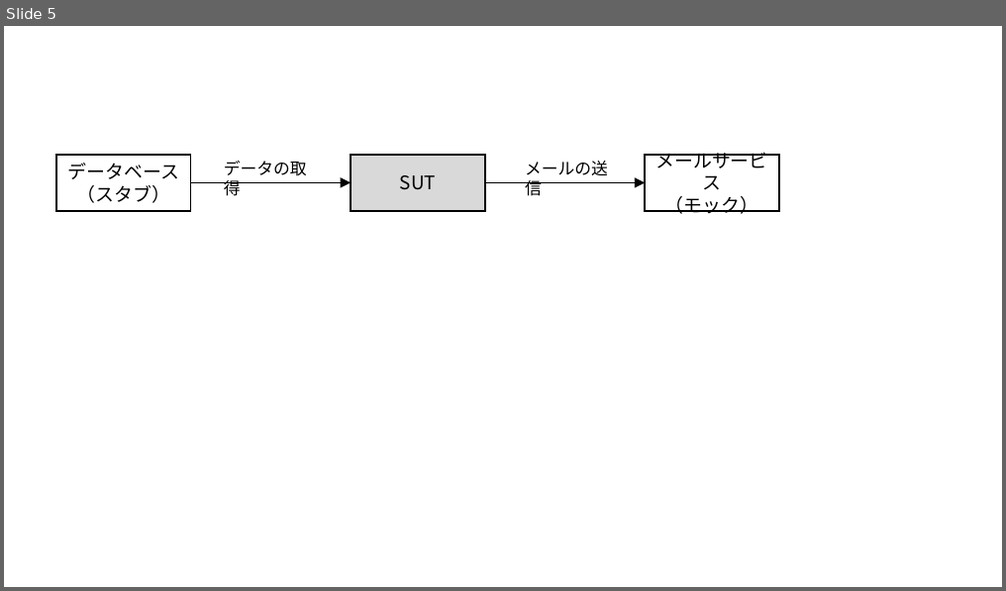
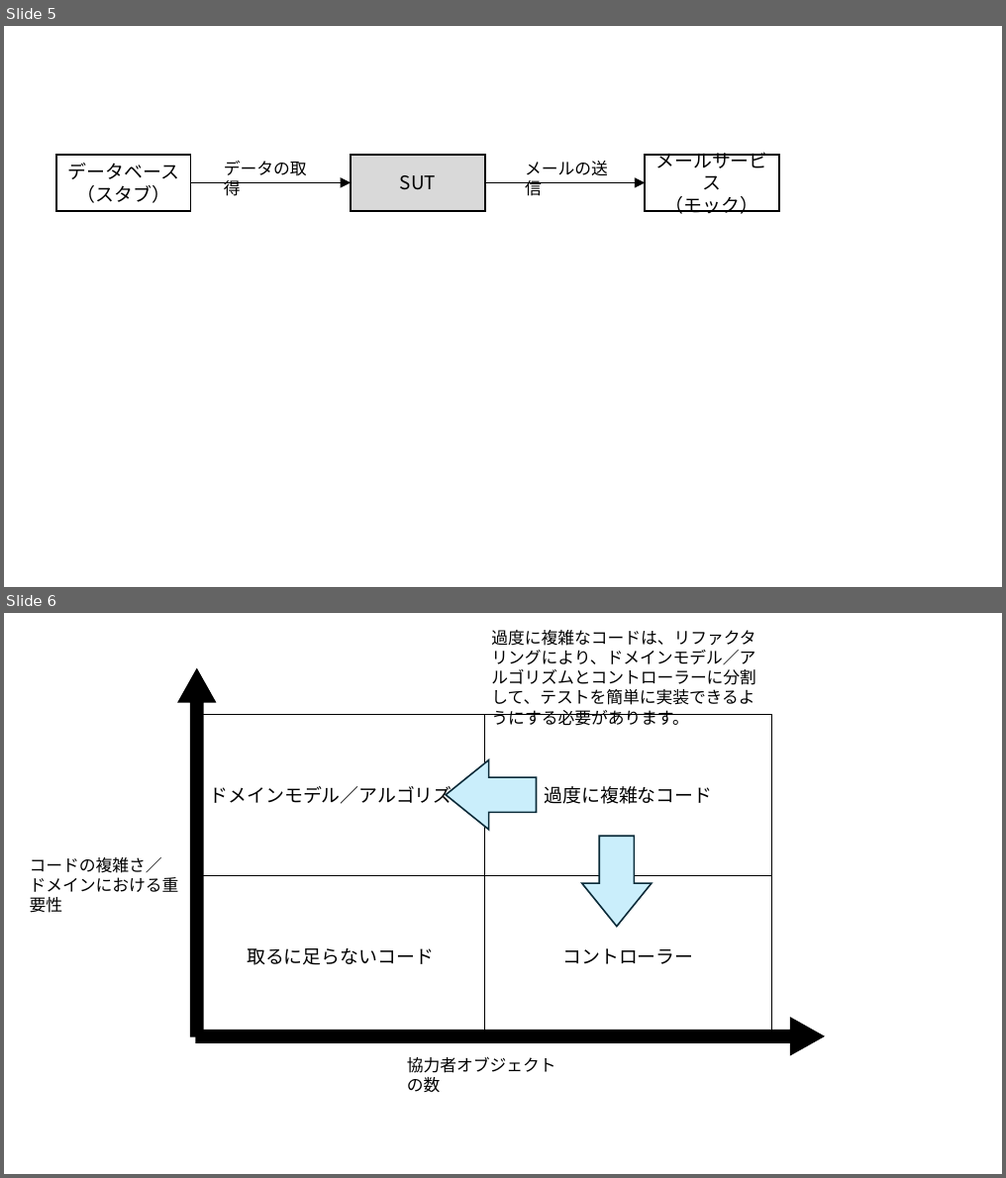
Before and after one commit to xjr1300/how-to-test-in-python, a slide deck: images/images.pptx. Shown one above the other, each under a label of ours: slide 5 before the commit, slides 5 and 6 after it. The pictures are 1006x591 and 1006x1178 pixels, drawn with LibreOffice and Linux fonts; fonts in the diff are those of the drawing. Boxes give left, top, right and bottom in pixels: in the first picture for what was removed or moved away, otherwise in the second. Text is boxed around its words. In the diff, an @@ line names an element or a change of style, - is before the commit and + after.

```diff
--- a/images/images.pptx
+++ b/images/images.pptx
@@ slide 6 added at box(4, 613, 1002, 1174), background #FFFFFF @@
@@ text added at box(491, 630, 756, 726), 16 pt, text #000000 @@
+過度に複雑なコードは、リファクタリングにより、ドメインモデル／アルゴリズムとコントローラーに分割して、テストを簡単に実装できるようにする必要があります。
@@ down arrow added at box(178, 669, 215, 1037), fill #000000, outline #000000 1.5 pt @@
@@ rectangle added at box(196, 714, 484, 875), outline #000000 0.75 pt, 18 pt, text #000000 @@
+ドメインモデル／アルゴリズム
@@ rectangle added at box(484, 714, 773, 875), outline #000000 0.75 pt, 18 pt, text #000000 @@
+過度に複雑なコード
@@ left arrow added at box(446, 760, 537, 830), fill #CAEEFB, outline #092A39 1.5 pt @@
@@ left arrow added at box(582, 836, 651, 927), fill #CAEEFB, outline #092A39 1.5 pt @@
@@ text added at box(30, 858, 179, 913), 16 pt, text #000000 @@
+コードの複雑さ／
+ドメインにおける重要性
@@ rectangle added at box(196, 875, 484, 1037), outline #000000 0.75 pt, 18 pt, text #000000 @@
+取るに足らないコード
@@ rectangle added at box(484, 875, 773, 1037), outline #000000 0.75 pt, 18 pt, text #000000 @@
+コントローラー
@@ down arrow added at box(196, 1018, 824, 1056), fill #000000, outline #000000 1.5 pt @@
@@ text added at box(407, 1057, 556, 1092), 16 pt, text #000000 @@
+協力者オブジェクトの数
```
Also in this commit, not shown: 2 other files.
